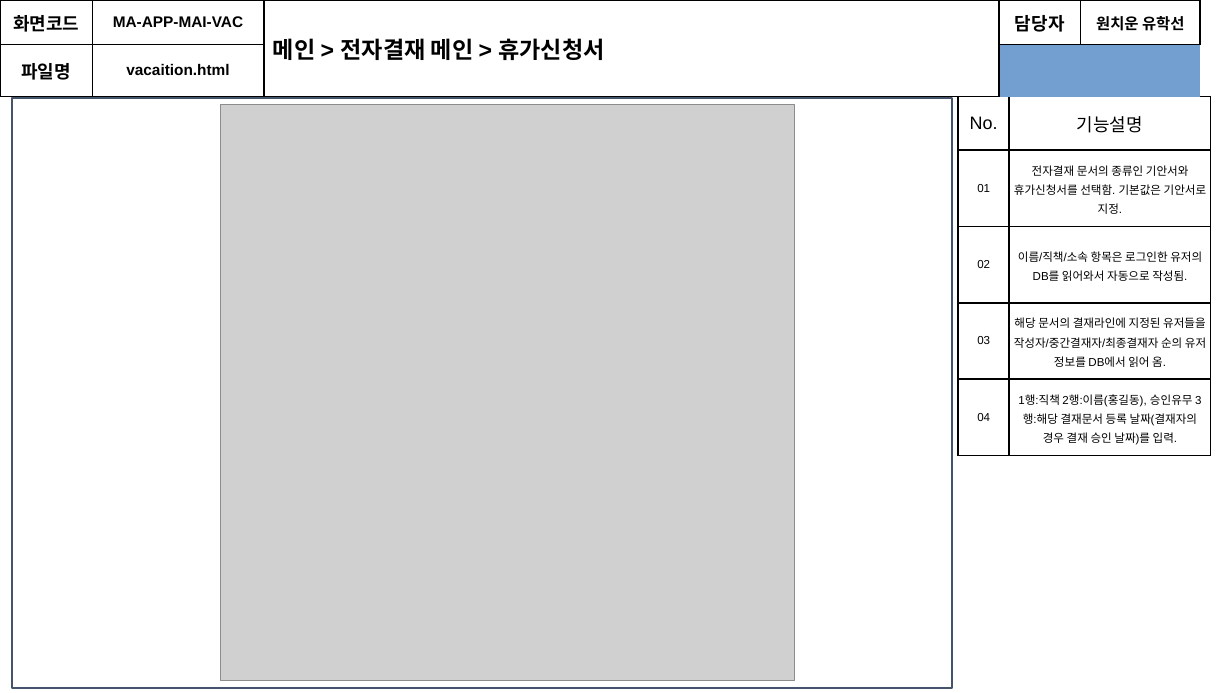
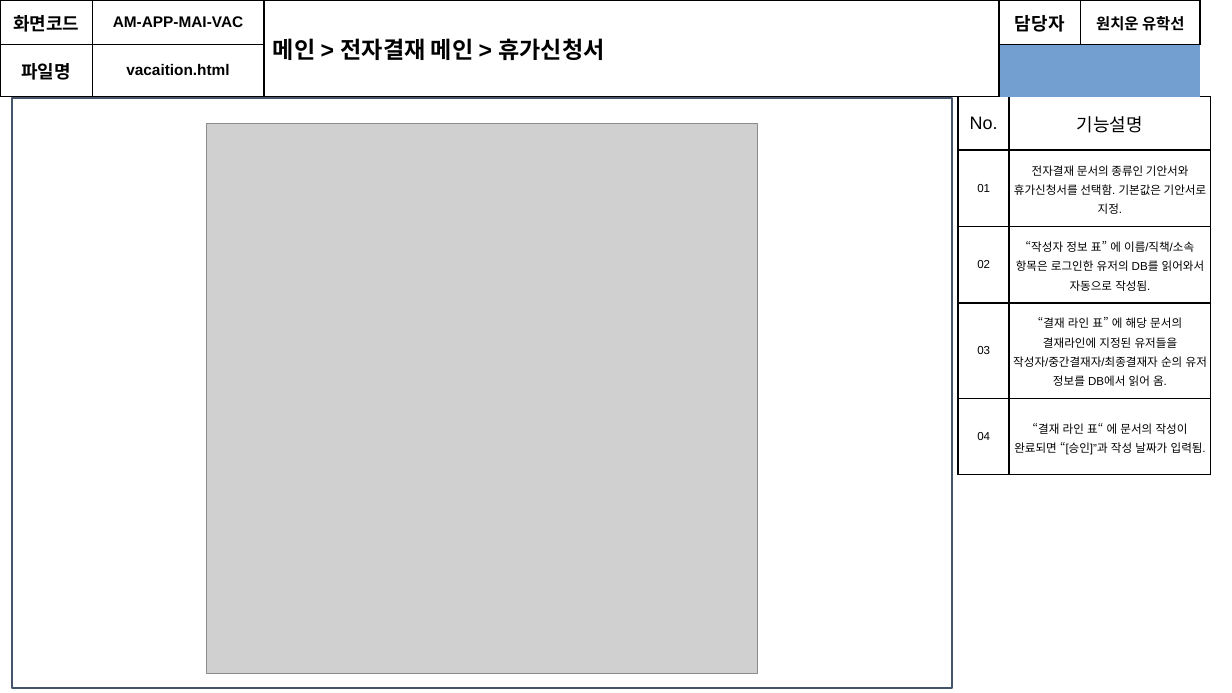
Before and after one commit to soulluna/-6th-_cosmo_1th_group, a slide deck: slide 18 of 포트폴리오 각종 서식/[6기]1조_화면설계서_V1.3.pptx. Drawn at 1232x693 pixels with LibreOffice and Linux fonts; fonts in the diff are those of the drawing; grey boxes stand for pictures. Boxes give left, top, right and bottom in pixels: in the first picture for what was removed or moved away, otherwise in the second. Text is boxed around its words. In the diff, an @@ line names an element or a change of style, - is before the commit and + after.

Commit message:
화면설계서, 기능정의서의 내 문서함 수정
AM-APP-MAI-05 추가함

```diff
--- a/포트폴리오 각종 서식/[6기]1조_화면설계서_V1.3.pptx
+++ b/포트폴리오 각종 서식/[6기]1조_화면설계서_V1.3.pptx
@@ table at [10,13,1210,93] @@
-row 1, column 2: MA-APP-MAI-VAC
+row 1, column 2: AM-APP-MAI-VAC
@@ table at [958,97,1211,459] @@
-row 3, column 2: 이름/직책/소속 항목은 로그인한 유저의 DB를 읽어와서 자동으로 작성됨.
+row 3, column 2: “작성자 정보 표” 에 이름/직책/소속 항목은 로그인한 유저의 DB를 읽어와서 자동으로 작성됨.
-row 4, column 2: 해당 문서의 결재라인에 지정된 유저들을 작성자/중간결재자/최종결재자 순의 유저 정보를 DB에서 읽어 옴.
+row 4, column 2: “결재 라인 표” 에 해당 문서의 결재라인에 지정된 유저들을 작성자/중간결재자/최종결재자 순의 유저 정보를 DB에서 읽어 옴.
-row 5, column 2: 1행:직책 2행:이름(홍길동), 승인유무 3행:해당 결재문서 등록 날짜(결재자의 경우 결재 승인 날짜)를 입력.
+row 5, column 2: “결재 라인 표“ 에 문서의 작성이 완료되면 “[승인]”과 작성 날짜가 입력됨.
@@ picture: place and size @@
-picture at [221,104,795,681]
+picture at [207,124,758,674]
```
Also in this commit, not shown: 31 other slides changed, 1 other file.
